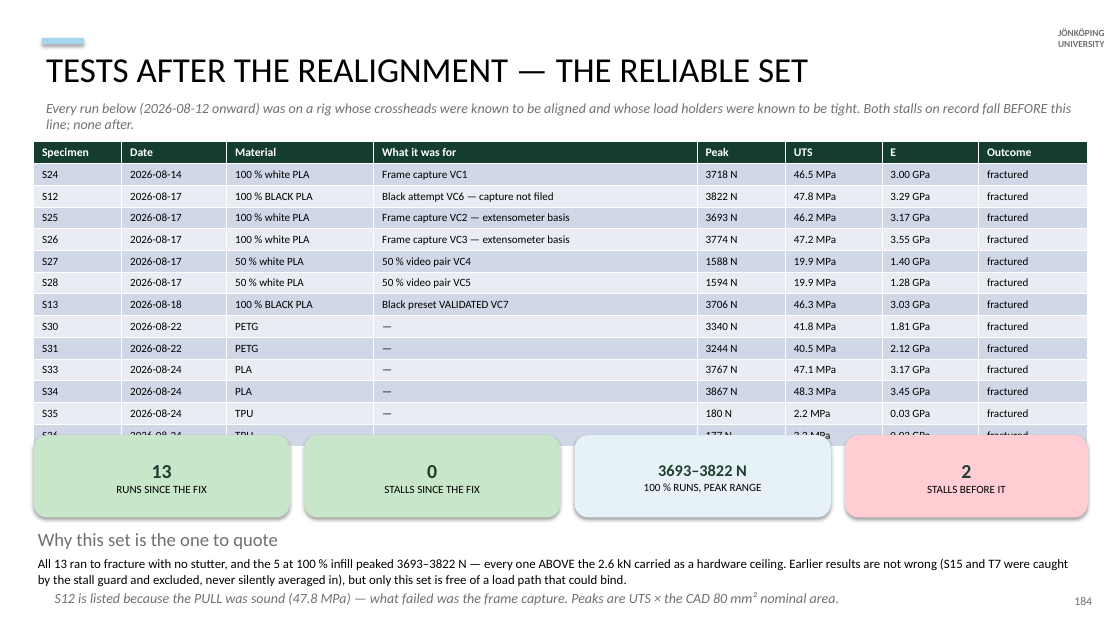
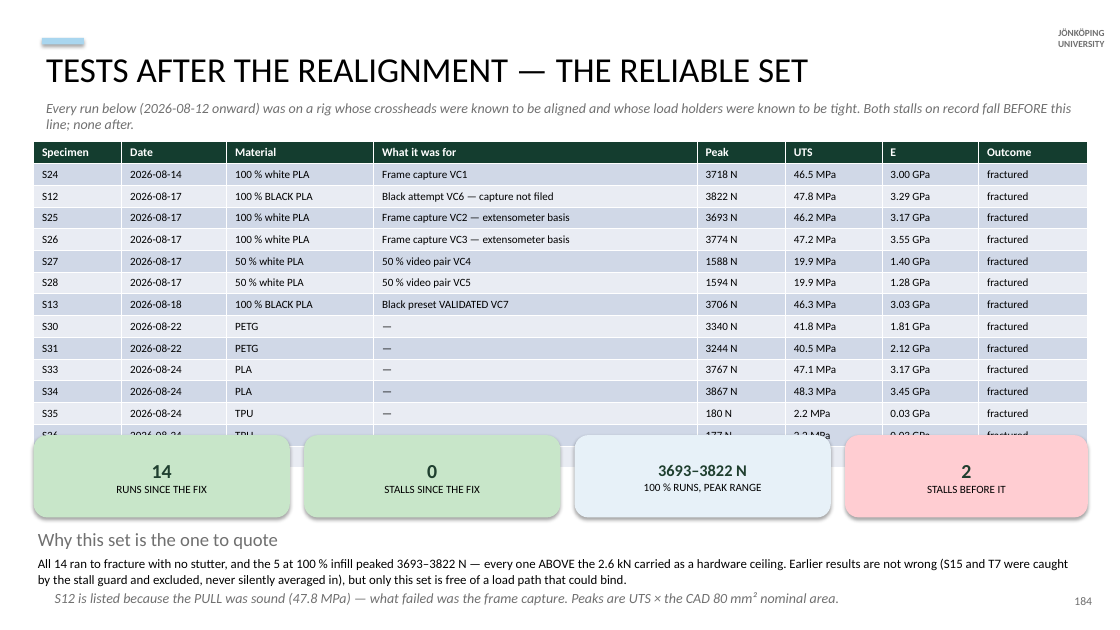
Before and after one commit to cenmir/UTM, a slide deck: slide 44 of documentation/decks/V6a_8_6_20_slides.pptx. Drawn at 1120x630 pixels with LibreOffice and Linux fonts; fonts in the diff are those of the drawing. Boxes give left, top, right and bottom in pixels: in the first picture for what was removed or moved away, otherwise in the second. Text is boxed around its words. In the diff, an @@ line names an element or a change of style, - is before the commit and + after.

```diff
--- a/documentation/decks/V6a_8_6_20_slides.pptx
+++ b/documentation/decks/V6a_8_6_20_slides.pptx
@@ table at box(34, 141, 1088, 468) @@
+row 15: S37 | 2026-08-26 | TPU | — | 208 N | 2.6 MPa | 0.02 GPa | fractured
@@ text in rounded rectangle at box(152, 465, 172, 478): text changed @@
-13
+14
@@ text at box(38, 559, 1068, 587): text changed @@
-All 13 ran to fracture with no stutter, and the 5 at 100 % infill peaked 3693–3822 N — every one ABOVE the 2.6 kN carried as a hardware ceiling. Earlier results are not wrong (S15 and T7 were caught by the stall guard and excluded, never silently averaged in), but only this set is free of a load path that could bind.
+All 14 ran to fracture with no stutter, and the 5 at 100 % infill peaked 3693–3822 N — every one ABOVE the 2.6 kN carried as a hardware ceiling. Earlier results are not wrong (S15 and T7 were caught by the stall guard and excluded, never silently averaged in), but only this set is free of a load path that could bind.
```
Also in this commit, not shown: 3 other slides changed, 4 slides added, 23 other files.
